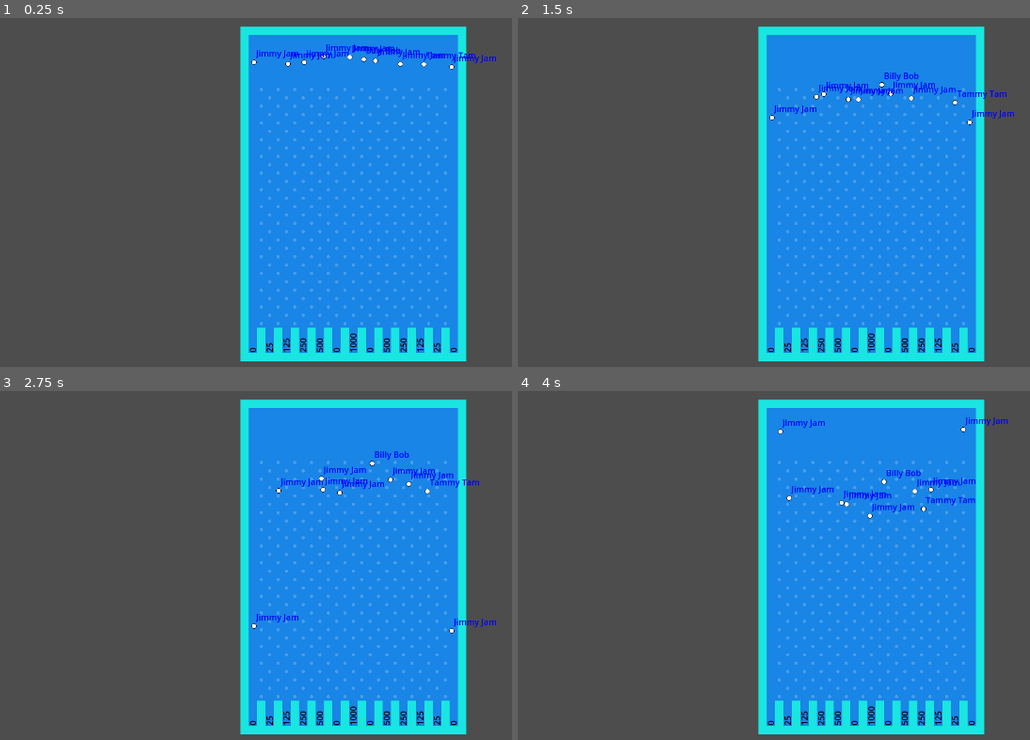
Above: before the commit, frames 1-4 (two rows, left to right).
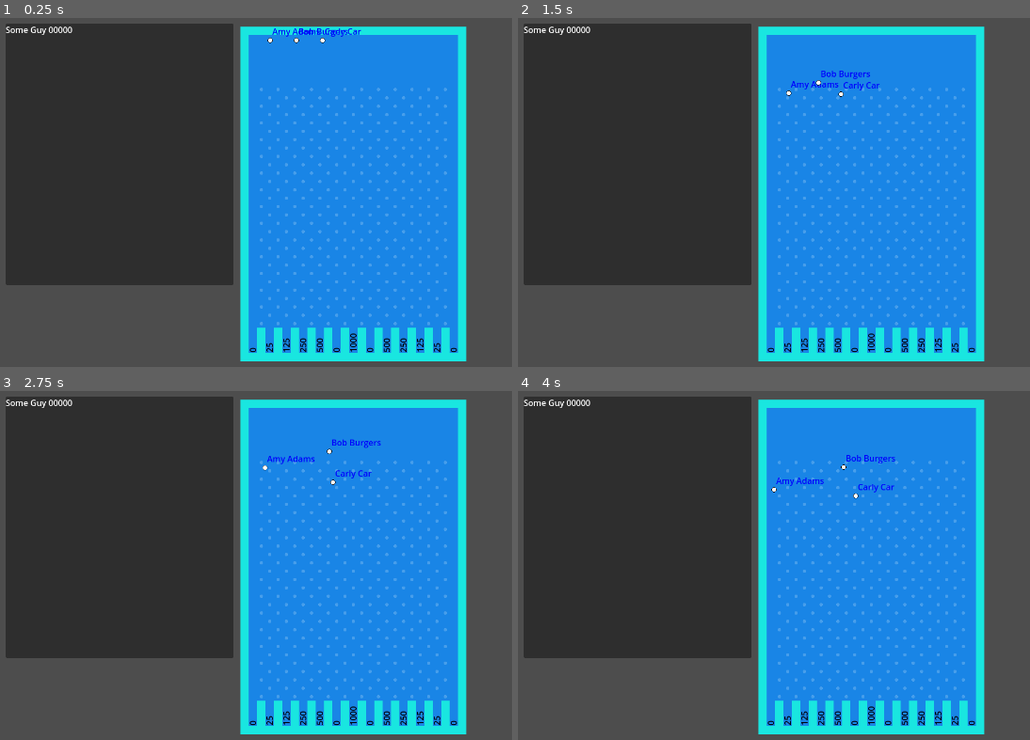
Above: after the commit, the same moments.

Repository: MikeBeasterfeld/plinko-godot
Game: Godot game, scene res://scene/level.tscn
Two runs of this game, one before a commit and one after it. Both use one fixed random seed, a clock stepped at 60 frames per second and the inputs below.
Inputs:
- Up to frame 1 (0.25 s): no input
- Up to frame 2 (1.5 s): no input
- Up to frame 3 (2.75 s): no input
- Up to frame 4 (4 s): no input

The runs differ from the first frame. In frame 1, 34% of the frame differs, in the area x 1-97%, y 1-77%; in frame 2, 34%; in frame 3, 34%; in frame 4, 34%, in the area x 1-96%, y 1-77%.

Commit message:
Spawn balls programmatically

Diff:
--- /dev/null
+++ b/scene/Player_score.tscn
@@ -0,0 +1,15 @@
+[gd_scene load_steps=2 format=3 uid="uid://caucpay1gd0la"]
+
+[ext_resource type="Script" path="res://scripts/HBoxContainer.gd" id="1_pdigm"]
+
+[node name="HBoxContainer" type="HBoxContainer"]
+script = ExtResource("1_pdigm")
+
+[node name="Player" type="Label" parent="."]
+layout_mode = 2
+text = "Name"
+
+[node name="Score" type="Label" parent="."]
+layout_mode = 2
+text = "Score"
+horizontal_alignment = 2
--- a/scene/alley.tscn
+++ b/scene/alley.tscn
@@ -1,12 +1,12 @@
 [gd_scene load_steps=3 format=3 uid="uid://jx7drwr3aftr"]
 
-[ext_resource type="Script" path="res://scene/alley.gd" id="1_wynd7"]
+[ext_resource type="Script" path="res://scripts/alley.gd" id="1_n6a71"]
 
 [sub_resource type="RectangleShape2D" id="RectangleShape2D_d0a3c"]
 size = Vector2(20, 49.4404)
 
 [node name="Alley" type="Node2D"]
-script = ExtResource("1_wynd7")
+script = ExtResource("1_n6a71")
 
 [node name="Label" type="RichTextLabel" parent="."]
 offset_left = -12.0
--- a/scene/ball.tscn
+++ b/scene/ball.tscn
@@ -1,24 +1,10 @@
-[gd_scene load_steps=6 format=3 uid="uid://b3r6va7c7myr8"]
+[gd_scene load_steps=5 format=3 uid="uid://b3r6va7c7myr8"]
 
 [ext_resource type="Script" path="res://scripts/ball.gd" id="1_74qtl"]
 [ext_resource type="Texture2D" uid="uid://bc5g7ktf4y5it" path="res://assets/ball.png" id="2_fkbxy"]
 
 [sub_resource type="CircleShape2D" id="CircleShape2D_2ushb"]
 radius = 10.989
-
-[sub_resource type="GDScript" id="GDScript_h3ykl"]
-script/source = "extends CollisionShape2D
-
-
-# Called when the node enters the scene tree for the first time.
-func _ready():
-	pass # Replace with function body.
-
-
-# Called every frame. 'delta' is the elapsed time since the previous frame.
-func _process(_delta):
-	pass
-"
 
 [sub_resource type="CircleShape2D" id="CircleShape2D_kvnyu"]
 
@@ -28,7 +14,6 @@
 [node name="CollisionShape2D" type="CollisionShape2D" parent="."]
 scale = Vector2(0.455, 0.455)
 shape = SubResource("CircleShape2D_2ushb")
-script = SubResource("GDScript_h3ykl")
 
 [node name="Sprite2D" type="Sprite2D" parent="."]
 texture = ExtResource("2_fkbxy")
--- a/scene/level.tscn
+++ b/scene/level.tscn
@@ -1,8 +1,10 @@
-[gd_scene load_steps=6 format=3 uid="uid://dsrr36s2l4lv6"]
+[gd_scene load_steps=8 format=3 uid="uid://dsrr36s2l4lv6"]
 
+[ext_resource type="Script" path="res://scripts/gamemaster.gd" id="1_3nh02"]
 [ext_resource type="Texture2D" uid="uid://bliq8wdfoanwa" path="res://assets/tilemap.png" id="1_iuwbf"]
-[ext_resource type="PackedScene" uid="uid://b3r6va7c7myr8" path="res://scene/ball.tscn" id="2_loepy"]
 [ext_resource type="PackedScene" uid="uid://jx7drwr3aftr" path="res://scene/alley.tscn" id="3_pbdlp"]
+[ext_resource type="Script" path="res://scripts/scorepanel.gd" id="4_5c2ou"]
+[ext_resource type="PackedScene" uid="uid://caucpay1gd0la" path="res://scene/Player_score.tscn" id="4_owa7m"]
 
 [sub_resource type="TileSetAtlasSource" id="TileSetAtlasSource_nh2xn"]
 texture = ExtResource("1_iuwbf")
@@ -16,13 +18,14 @@
 2:0/0 = 0
 2:0/0/physics_layer_0/linear_velocity = Vector2(0, 0)
 2:0/0/physics_layer_0/angular_velocity = 0.0
-2:0/0/physics_layer_0/polygon_0/points = PackedVector2Array(-0.125, -3.125, 3, 0.125, -0.125, 2.625, -3.125, 0)
+2:0/0/physics_layer_0/polygon_0/points = PackedVector2Array(-2.75, -1.625, -0.375, -3.5, 2.75, -2, 2.75, 1.375, 0, 2.75, -3, 1.625)
 
 [sub_resource type="TileSet" id="TileSet_i87gc"]
 physics_layer_0/collision_layer = 1
 sources/0 = SubResource("TileSetAtlasSource_nh2xn")
 
 [node name="plinko" type="Node2D"]
+script = ExtResource("1_3nh02")
 
 [node name="TileMap" type="TileMap" parent="."]
 position = Vector2(7, 194)
@@ -31,40 +34,6 @@
 layer_0/tile_data = PackedInt32Array(-1, 0, 0, -2, 131072, 0, -65538, 0, 0, -65539, 131072, 0, -131075, 0, 0, -131076,  …(18499 unchanged characters)…
 
 [node name="Camera2D" type="Camera2D" parent="."]
-
-[node name="balls" type="Node2D" parent="."]
-
-[node name="ball" parent="balls" instance=ExtResource("2_loepy")]
-position = Vector2(-58, -264)
-
-[node name="ball2" parent="balls" instance=ExtResource("2_loepy")]
-position = Vector2(19, -259)
-BALL_NAME = "Billy Bob"
-
-[node name="ball3" parent="balls" instance=ExtResource("2_loepy")]
-position = Vector2(133.99, -249)
-BALL_NAME = "Tammy Tam"
-
-[node name="ball4" parent="balls" instance=ExtResource("2_loepy")]
-position = Vector2(41, -256)
-
-[node name="ball5" parent="balls" instance=ExtResource("2_loepy")]
-position = Vector2(-126, -250)
-
-[node name="ball6" parent="balls" instance=ExtResource("2_loepy")]
-position = Vector2(89, -250)
-
-[node name="ball7" parent="balls" instance=ExtResource("2_loepy")]
-position = Vector2(-95, -253)
-
-[node name="ball8" parent="balls" instance=ExtResource("2_loepy")]
-position = Vector2(-191, -253)
-
-[node name="ball9" parent="balls" instance=ExtResource("2_loepy")]
-position = Vector2(187, -244)
-
-[node name="ball10" parent="balls" instance=ExtResource("2_loepy")]
-position = Vector2(-8, -263)
 
 [node name="alleys" type="Node2D" parent="."]
 
@@ -115,3 +84,24 @@
 
 [node name="13" parent="alleys" instance=ExtResource("3_pbdlp")]
 position = Vector2(191, 275)
+
+[node name="scorepanel" type="Panel" parent="."]
+offset_left = -666.0
+offset_top = -324.0
+offset_right = -230.0
+offset_bottom = 176.0
+script = ExtResource("4_5c2ou")
+
+[node name="ScrollContainer" type="ScrollContainer" parent="scorepanel"]
+layout_mode = 0
+offset_right = 433.0
+offset_bottom = 497.0
+
+[node name="VBoxContainer" type="VBoxContainer" parent="scorepanel/ScrollContainer"]
+layout_mode = 2
+
+[node name="Some Guy" parent="scorepanel/ScrollContainer/VBoxContainer" instance=ExtResource("4_owa7m")]
+layout_mode = 2
+
+[node name="Node2D" type="Node2D" parent="."]
+position = Vector2(-160, -278)
--- /dev/null
+++ b/scripts/HBoxContainer.gd
@@ -0,0 +1,19 @@
+extends HBoxContainer
+
+var player_name = "Some Guy"
+var player_score = "00000"
+
+@onready var player = $Player
+@onready var score = $Score
+
+# Called when the node enters the scene tree for the first time.
+func _ready():
+	update_labels()
+
+func update_labels():
+	player.text = player_name
+	score.text = player_score
+
+# Called every frame. 'delta' is the elapsed time since the previous frame.
+func _process(delta):
+	pass
--- a/scene/alley.gd
+++ b/scripts/alley.gd
@@ -21,3 +21,4 @@
 func _on_area_2d_area_entered(area):
 	print("Points " + str(SCORE) + " name: " + name)
 	print(area)
+	print(area.get_parent().BALL_NAME)
--- a/scripts/ball.gd
+++ b/scripts/ball.gd
@@ -20,12 +20,7 @@
 
 func _physics_process(delta):
 	if position.y > 299:
-		velocity = Vector2(0, 0);
-		position.y = -275;
-		if position.x > 175:
-			position.x = 175
-		if position.x < -175:
-			position.x = -175
+		queue_free()
 		return
 
 	var collision_info = move_and_collide(velocity * delta)
--- /dev/null
+++ b/scripts/gamemaster.gd
@@ -0,0 +1,28 @@
+extends Node2D
+
+var ball_scene = load("res://scene/ball.tscn")
+
+var count = -160
+
+var scores = {}
+
+# Called when the node enters the scene tree for the first time.
+func _ready():
+	var names = ["Amy Adams", "Bob Burgers", "Carly Car"]
+
+	for name in names:
+		print(name)
+		create_ball(name)
+
+# Called every frame. 'delta' is the elapsed time since the previous frame.
+func _process(delta):
+	pass
+
+func create_ball(name: String):
+	var instance : CharacterBody2D = ball_scene.instantiate()
+	print(instance.get_script())
+	print(count)
+	instance.position = Vector2(count, -295)
+	count = count + 50
+	instance.BALL_NAME = name
+	add_child(instance)
--- /dev/null
+++ b/scripts/scorepanel.gd
@@ -0,0 +1,12 @@
+extends Panel
+
+var scores = {};
+
+# Called when the node enters the scene tree for the first time.
+func _ready():
+	pass # Replace with function body.
+
+
+# Called every frame. 'delta' is the elapsed time since the previous frame.
+func _process(delta):
+	pass
